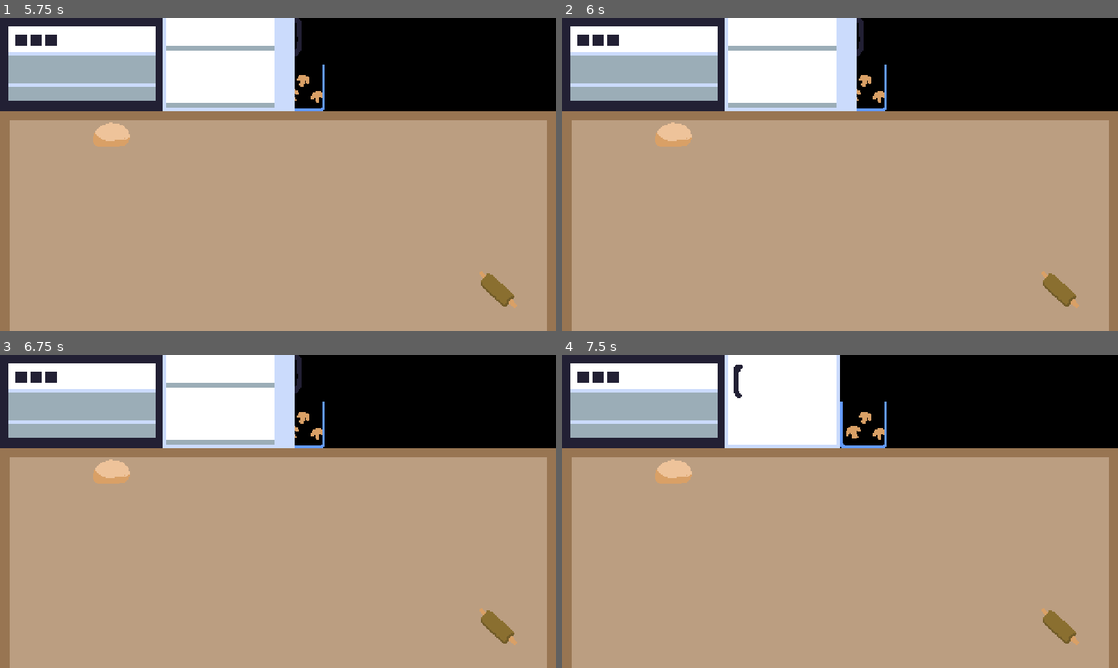
Above: before the commit, frames 1-4 (two rows, left to right).
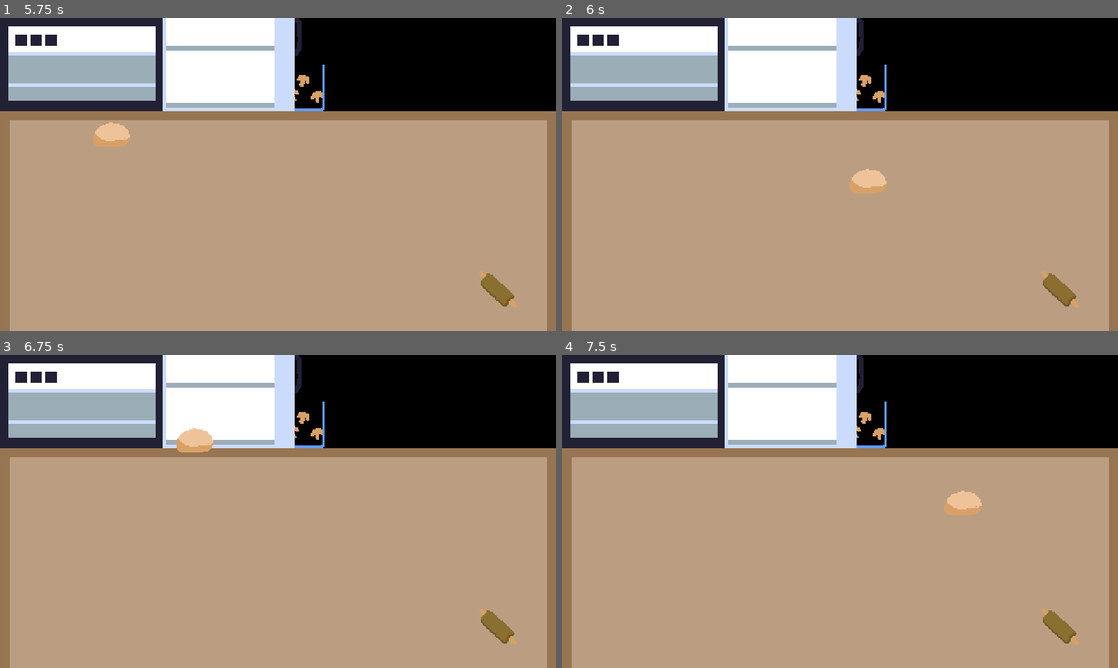
Above: after the commit, the same moments.

Repository: martindzejky/pizza-game
Game: Godot game, scene res://scenes/start.tscn
Two runs of this game, one before a commit and one after it. Both use one fixed random seed, a clock stepped at 60 frames per second and the inputs below.
Inputs (mouse positions are in pixels of both pictures, inside the frame that each line leads up to):
- Up to frame 1 (5.75 s): click "Start" at 0.5 s; tap Enter at 1.25, 2.75, 4.25 s; move the mouse to (83, 64) at 1.27 s; click (83, 64) at 1.42 s; tap Space at 2, 3.5, 5 s; move the mouse to (233, 64) at 2.02 s; click (233, 64) at 2.17 s; move the mouse to (216, 89) at 2.77 s; click (216, 89) at 2.92 s; move the mouse to (500, 290) at 3.52 s; click (500, 290) at 3.67 s; move the mouse to (500, 290) at 4.27 s; click (500, 290) at 4.42 s; move the mouse to (111, 127) at 5.02 s; click (111, 127) at 5.17 s
- Up to frame 2 (6 s): move the mouse to (867, 174) at 5.77 s; click (867, 174) at 5.92 s
- Up to frame 3 (6.75 s): move the mouse to (194, 433) at 6.52 s; click (194, 433) at 6.67 s
- Up to frame 4 (7.5 s): move the mouse to (962, 495) at 7.27 s; click (962, 495) at 7.42 s

Frame 1 is identical in both runs. In frame 2, 0.8% of the frame differs, in the area x 16-59%, y 33-56%; in frame 3, 0.8%; in frame 4, 2.5%, in the area x 16-76%, y 0-52%.

Commit message:
bind dough progress vars to sprite

Diff:
--- a/objects/dough/dough.gd
+++ b/objects/dough/dough.gd
@@ -1,9 +1,37 @@
 extends Pickable
 
 
+# from raw to pizza dough
 const PROGRESS_READY = 4
 const PROGRESS_DESTROYED = 5
 @export var progress := 0
+
+# cooking in the oven
+const COOK_PROGRESS_READY = 8.0
+const COOK_PROGRESS_DESTROYED = 10.0
+@export var cookProgress := 0.0
+
+
+
+func _progress(delta):
+    # update sprite frame based on progress
+    if progress >= $sprite.hframes:
+        queue_free()
+        return
+
+    $sprite.frame = progress
+
+    # update saturation based on cook progress
+    var color = 1
+
+    if cookProgress <= COOK_PROGRESS_READY:
+        color = lerp(1.0, 0.7, cookProgress / COOK_PROGRESS_READY)
+    elif cookProgress <= COOK_PROGRESS_DESTROYED:
+        color = lerp(0.7, 0.3, (cookProgress - COOK_PROGRESS_READY) / (COOK_PROGRESS_DESTROYED - COOK_PROGRESS_READY))
+    else:
+        color = 0.3
+
+    $sprite.modulate = Color(color, color, color, 1)
 
 
 func _onInputEvent(viewport: Node, event: InputEvent, shapeId: int) -> void:
@@ -13,7 +41,7 @@
         if event.button_index == MOUSE_BUTTON_LEFT:
             if not event.pressed:
                 if isPicked:
-                    Hand.drop()
+                    useOrDrop()
 
                 elif Hand.isEmpty():
                     Hand.pick(self)
@@ -25,14 +53,17 @@
 func onHitByDoughTool():
     progress += 1
 
-    if progress >= $sprite.hframes:
-        queue_free()
-        return
-
-    $sprite.frame = progress
-
 func isReady():
-    return progress == PROGRESS_READY
+    return progress >= PROGRESS_READY
 
 func isDestroyed():
     return progress >= PROGRESS_DESTROYED
+
+func isCookReady():
+    return cookProgress >= COOK_PROGRESS_READY
+
+func isCookDestroyed():
+    return cookProgress >= COOK_PROGRESS_DESTROYED
+
+func useOrDrop() -> void:
+    pass
